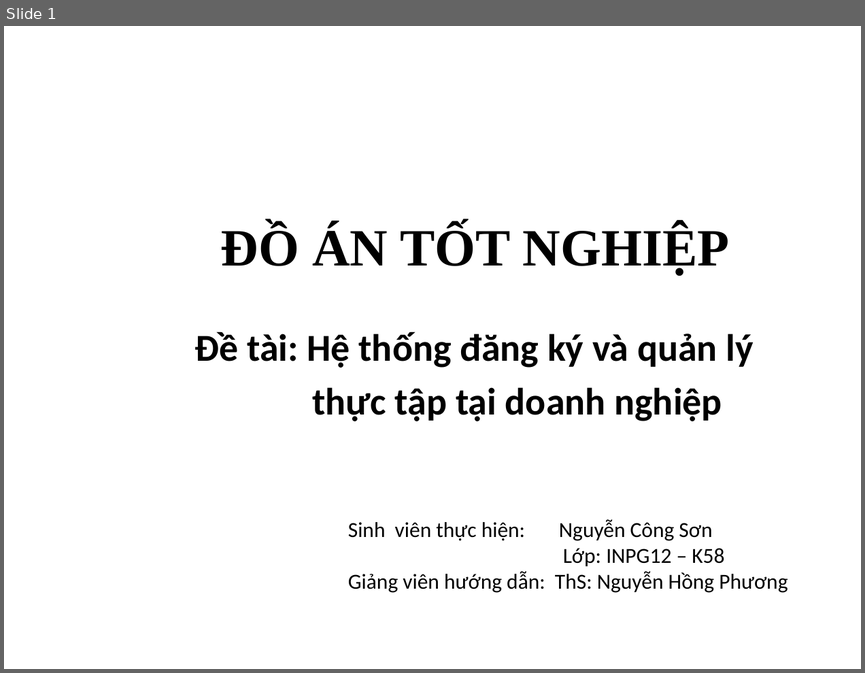
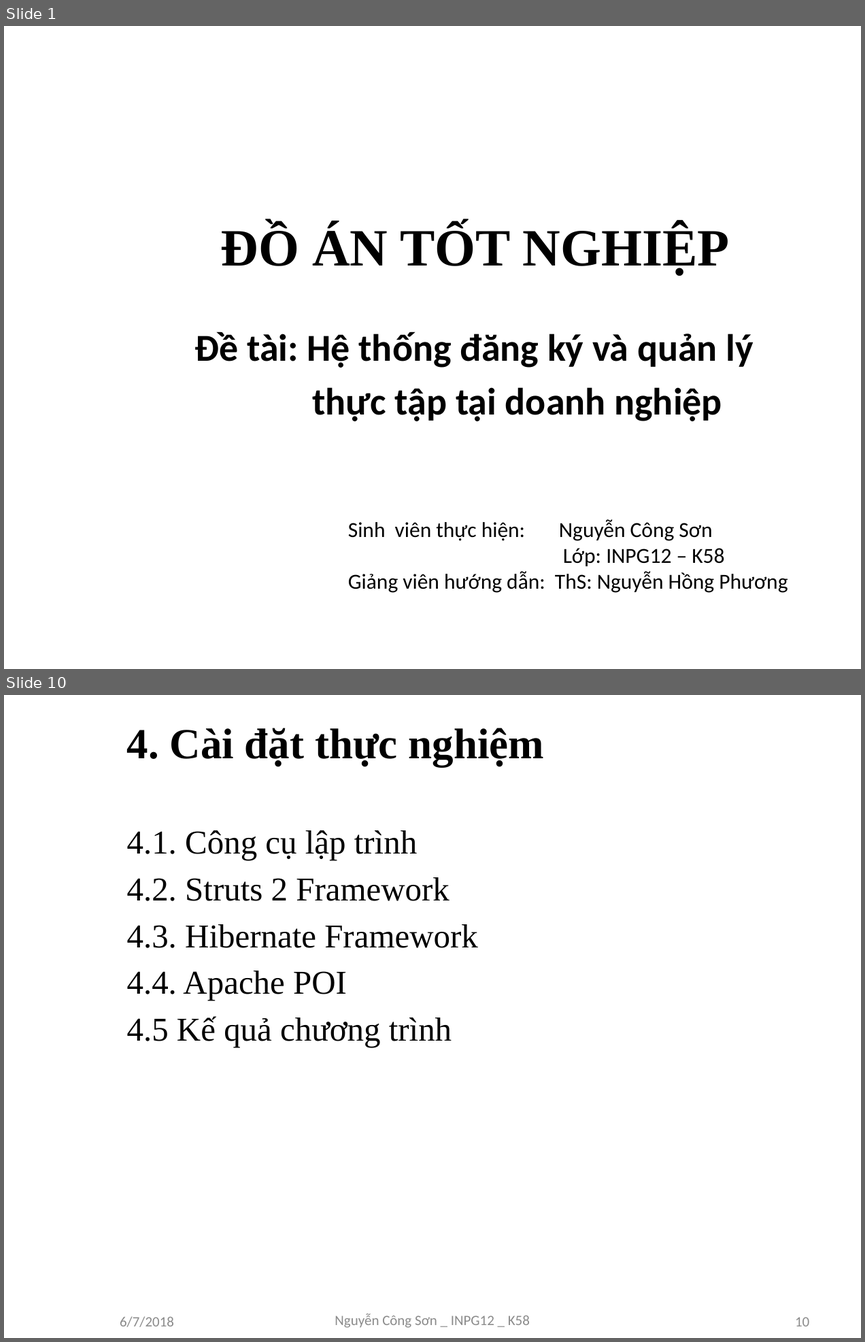
Before and after one commit to sonnc/QT5315, a slide deck: SLIDE ĐỒ ÁN TỐT NGHIỆP.pptx. Shown one above the other, each under a label of ours: slide 1 before the commit, slides 1 and 10 after it; the slides between them are not shown. The pictures are 865x673 and 865x1342 pixels, drawn with LibreOffice and Linux fonts; fonts in the diff are those of the drawing; background and template pictures are left out. Boxes give left, top, right and bottom in pixels: in the first picture for what was removed or moved away, otherwise in the second. Text is boxed around its words. In the diff, an @@ line names an element or a change of style, - is before the commit and + after.

```diff
--- a/SLIDE ĐỒ ÁN TỐT NGHIỆP.pptx
+++ b/SLIDE ĐỒ ÁN TỐT NGHIỆP.pptx
@@ slide 10 added at <box>4,695,861,1338</box>, background picture (left out) @@
@@ title added at <box>127,728,544,766</box>, 36 pt, text #000000, bold @@
+4. Cài đặt thực nghiệm
@@ text added at <box>127,830,478,1047</box>, 28 pt, text #000000 @@
+4.1. Công cụ lập trình
+4.2. Struts 2 Framework
+4.3. Hibernate Framework
+4.4. Apache POI
+4.5 Kế quả chương trình
@@ text added at <box>120,1316,174,1327</box>, 12 pt, text #8C8C8C @@
+6/7/2018
@@ text added at <box>334,1313,530,1327</box>, 12 pt, text #8C8C8C @@
+Nguyễn Công Sơn _ INPG12 _ K58
@@ page number added at <box>795,1317,809,1326</box>, 12 pt, text #8C8C8C @@
+10
```
Also in this commit, not shown: 6 slides changed, 5 other slides added, 6 other files.
